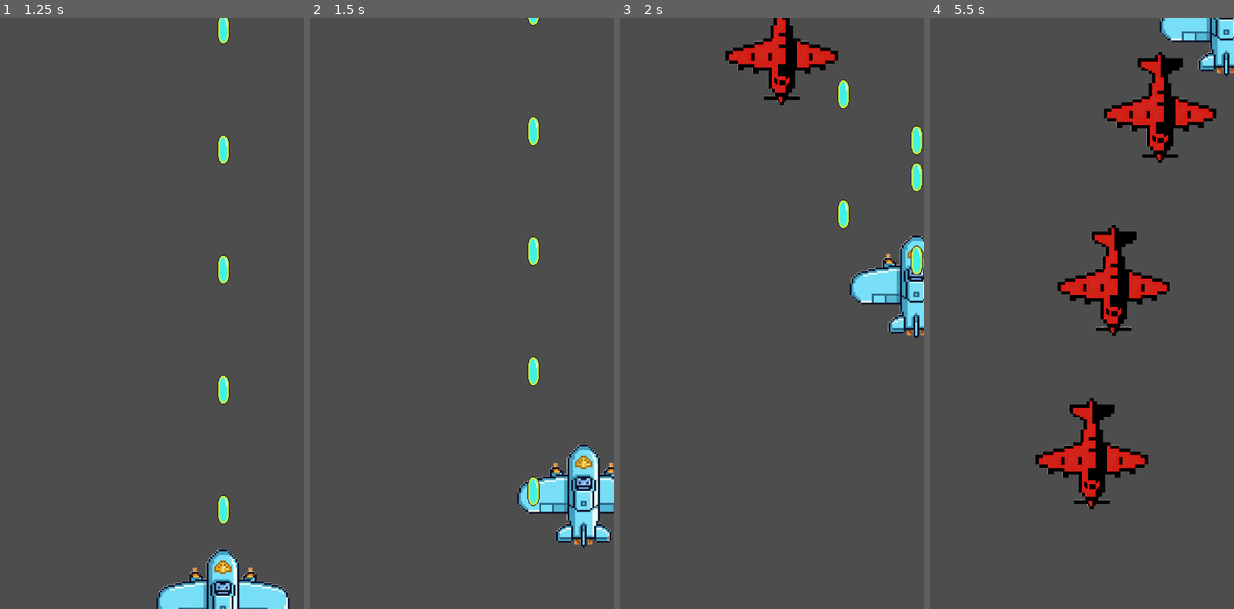
Above: before the commit, frames 1-4 (left to right).
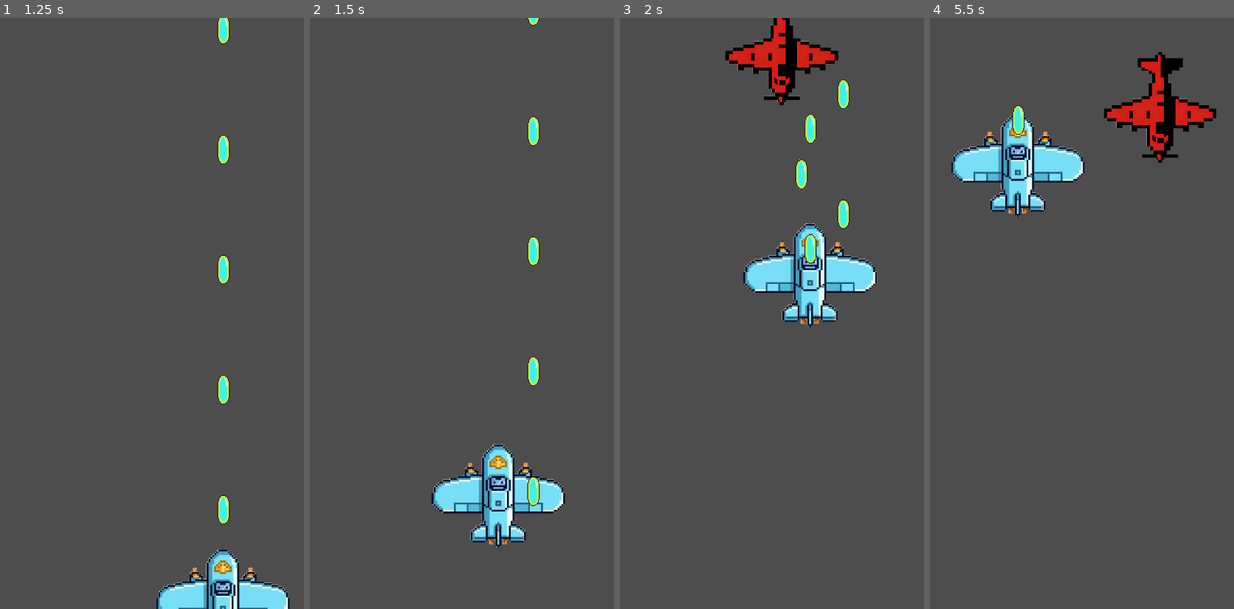
Above: after the commit, the same moments.

Repository: qingzhixing/plane-war
Game: Godot game, scene res://scenes/Main.tscn
Same seed, same stepped clock (60 frames per second), same inputs: the game is played once before the commit and once after it.
Inputs (mouse positions are in pixels of both pictures, inside the frame that each line leads up to):
- Up to frame 1 (1.25 s): move the mouse to (209, 283) at 0.52 s; click (209, 283) at 0.67 s
- Up to frame 2 (1.5 s): drag from (382, 343) to (531, 29) at 1.27 s
- Up to frame 3 (2 s): no input
- Up to frame 4 (5.5 s): move the mouse to (1100, 183) at 2.02 s; click (1100, 183) at 2.17 s; drag from (1051, 431) to (1227, 83) at 2.77 s; move the mouse to (1167, 402) at 3.52 s; click (1167, 402) at 3.67 s; drag from (969, 224) to (1018, 165) at 4.27 s; move the mouse to (1085, 313) at 5.02 s; click (1085, 313) at 5.17 s

Frame 1 is identical in both runs. In frame 2, 5.9% of the frame differs, in the area x 39-100%, y 72-90%; in frame 3, 6.6%; in frame 4, 11%, in the area x 7-100%, y 0-84%.

Commit message:
🐛 FIX: 修复移动卡顿，HP 爱心显示待后续修复
Made-with: Cursor

Diff:
--- a/scripts/hud.gd
+++ b/scripts/hud.gd
@@ -18,12 +18,10 @@
 		if _player != null and _player.has_method("get_max_hp"):
 			max_icons = _player.get_max_hp()
 
+	# 根节点铺满视口，子节点锚点才能正确按屏幕右上角计算
 	var root := Control.new()
 	add_child(root)
-	root.anchor_left = 0.0
-	root.anchor_top = 0.0
-	root.anchor_right = 1.0
-	root.anchor_bottom = 0.0
+	root.set_anchors_preset(Control.PRESET_FULL_RECT)
 
 	var hbox := HBoxContainer.new()
 	root.add_child(hbox)
@@ -31,29 +29,32 @@
 	hbox.anchor_right = 1.0
 	hbox.anchor_top = 0.0
 	hbox.anchor_bottom = 0.0
+	hbox.offset_top = 16.0
 	hbox.add_theme_constant_override("separation", 4)
 
+	var icon_size := _icon_texture.get_size()
 	for i in range(max_icons):
 		var rect := TextureRect.new()
 		rect.texture = _icon_texture
 		rect.stretch_mode = TextureRect.STRETCH_KEEP_ASPECT_CENTERED
-		rect.custom_minimum_size = _icon_texture.get_size()
+		rect.custom_minimum_size = icon_size
 		hbox.add_child(rect)
 		_icons.append(rect)
 
-	var texture_size := _icon_texture.get_size()
-	var spacing := hbox.get_theme_constant("separation")
-	var total_width := texture_size.x * max_icons + spacing * (max_icons - 1)
-	var viewport_size := get_viewport().get_visible_rect().size
-	hbox.position = Vector2(-total_width - 16.0, 16.0)
+	# 锚在右上角：左缘在 -total_width-16，右缘在 -16
+	var spacing: float = hbox.get_theme_constant("separation")
+	var total_width := icon_size.x * max_icons + spacing * (max_icons - 1)
+	hbox.offset_left = -total_width - 16.0
+	hbox.offset_right = -16.0
+	hbox.offset_bottom = 16.0 + icon_size.y
 
 func _process(_delta: float) -> void:
-	if _player == null:
+	if not is_instance_valid(_player):
 		return
 
 	var current_hp := max_icons
 	if _player.has_method("get_hp"):
-		current_hp = _player.get_hp()
+		current_hp = clampi(_player.get_hp(), 0, max_icons)
 
 	for i in range(_icons.size()):
 		_icons[i].visible = i < current_hp
--- a/scripts/player.gd
+++ b/scripts/player.gd
@@ -34,6 +34,10 @@
 		var e := event as InputEventScreenDrag
 		if _has_pointer:
 			var delta_pos := e.position - _pointer_pos
+			# 单帧位移上限，避免触摸抖动或焦点丢失造成的大跳
+			const max_delta := 120.0
+			if delta_pos.length() > max_delta:
+				delta_pos = delta_pos.normalized() * max_delta
 			global_position += delta_pos
 			_pointer_pos = e.position
 			_last_pointer_pos = e.position
@@ -41,6 +45,9 @@
 		var e := event as InputEventMouseMotion
 		if _has_pointer:
 			var delta_pos := e.position - _pointer_pos
+			const max_delta := 120.0
+			if delta_pos.length() > max_delta:
+				delta_pos = delta_pos.normalized() * max_delta
 			global_position += delta_pos
 			_pointer_pos = e.position
 			_last_pointer_pos = e.position
@@ -56,6 +63,10 @@
 	clamped.x = clamp(clamped.x, margin, viewport_rect.size.x - margin)
 	clamped.y = clamp(clamped.y, margin, viewport_rect.size.y - margin)
 	global_position = clamped
+	# 同步指针基准到当前实际屏幕位置，避免 clamp 与下一帧拖拽“打架”导致卡顿
+	if _has_pointer:
+		_pointer_pos = get_viewport().get_canvas_transform() * clamped
+		_last_pointer_pos = _pointer_pos
 
 func _update_shooting(delta: float) -> void:
 	_fire_timer -= delta
Not shown, changed: docs/gdd/KNOWN_ISSUES.md
